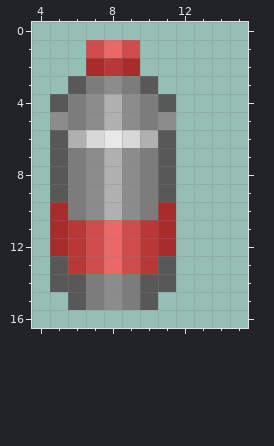
Two states of a pixel-art sprite, Resources/AwesomeGuns/Weapons/GRENADE_LAUNCHER/Bigob_HE_AMMO.png. The picture above was drawn from the file before the commit.
The file is 32x48 pixels. Shown: x 4..15, y 0..16.
After the commit:
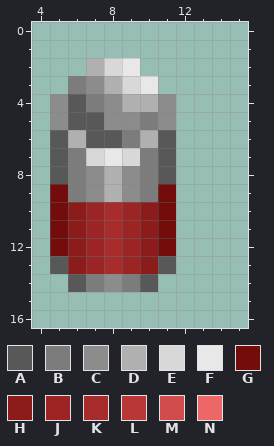
Palette (. is transparent): A #585858  B #7c7c7c  C #8c8c8c  D #b0b0b0  E #d8d8d8  F #e8e8e8  G #740c0c  H #8c1c1c  J #9c2424  K #a82c2c  L #b83838  M #d04c4c  N #ec6868
From old to new:
Changed rows in their new state; - is an unchanged pixel.
first column x 5:
 1 --...--
 2 --DEF--
 3 -BCDEF-
 4 CABCDDC
 5 -AAC---
 6 --AAB--
 7 --EFE--
 9 G-----G
10 GHJKJHG
11 GHJKJHG
12 GHJKJHG
13 -HJKJH-
14 .-----.
15 -.....-
